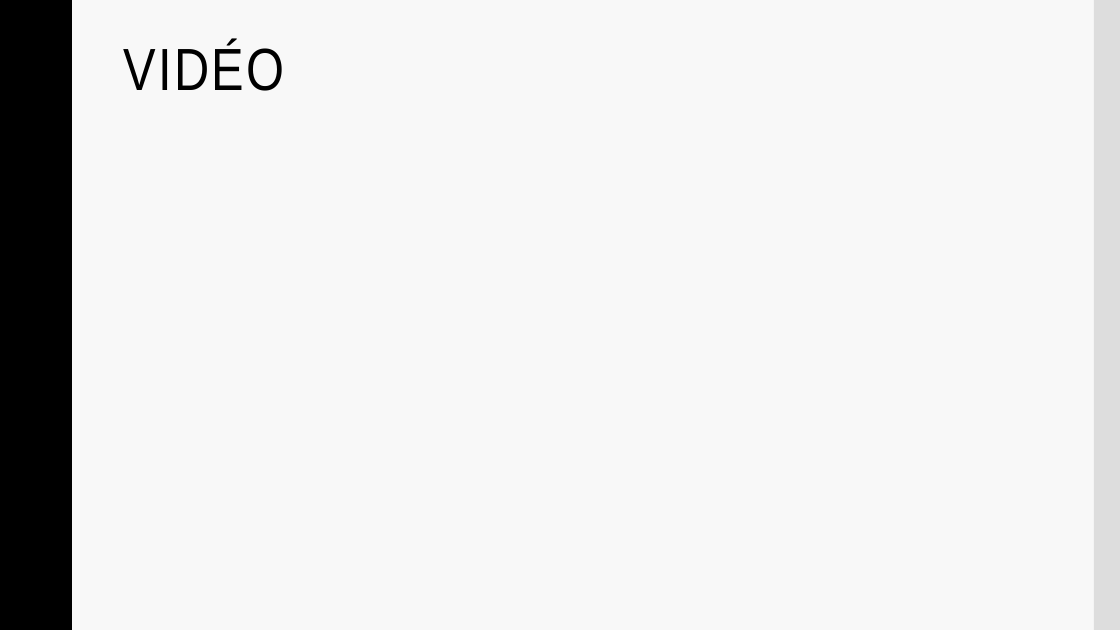
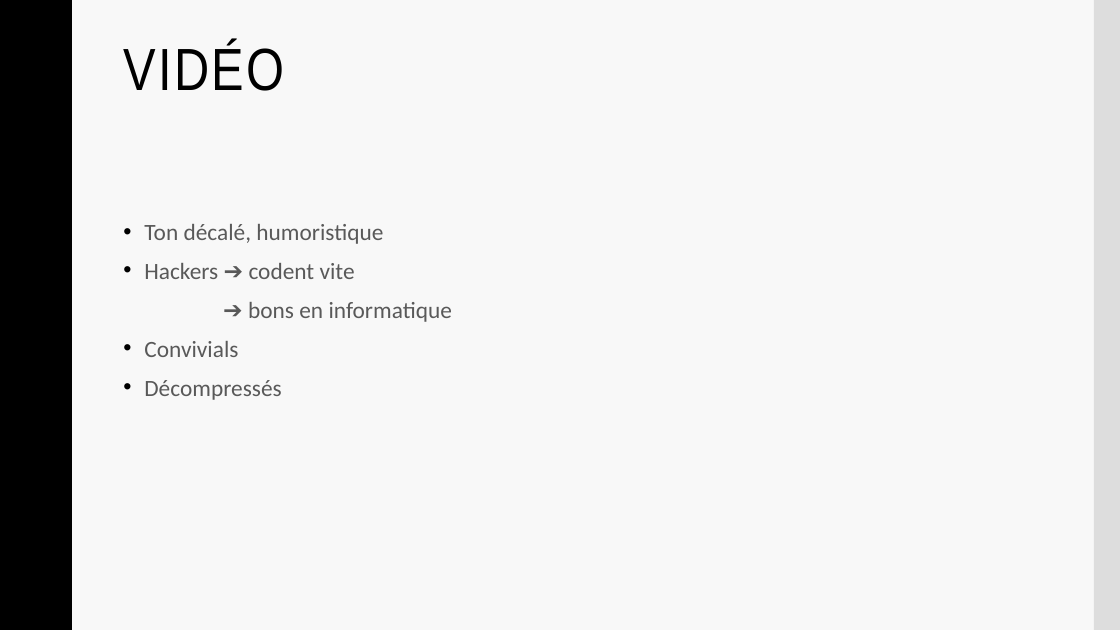
Before and after one commit to Frizzbii/Serious-Game-MMI, a slide deck: slide 6 of presentation.pptx. Drawn at 1120x630 pixels with LibreOffice and Linux fonts; fonts in the diff are those of the drawing; background and template pictures are left out. Boxes give left, top, right and bottom in pixels: in the first picture for what was removed or moved away, otherwise in the second. Text is boxed around its words. In the diff, an @@ line names an element or a change of style, - is before the commit and + after.

Commit message:
update presentation

```diff
--- a/presentation.pptx
+++ b/presentation.pptx
@@ text added at [144, 224, 452, 400], 20 pt, text #595959 @@
+• Ton décalé, humoristique
+• Hackers ➔ codent vite
+➔ bons en informatique
+• Convivials
+• Décompressés
```
Also in this commit, not shown: 1 other slide changed.
